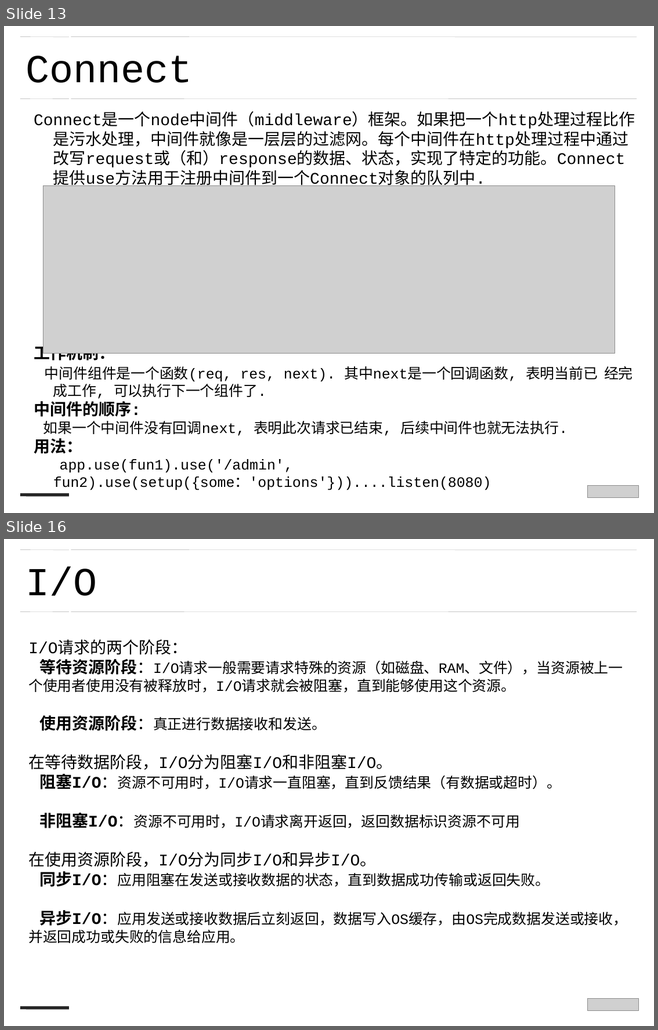
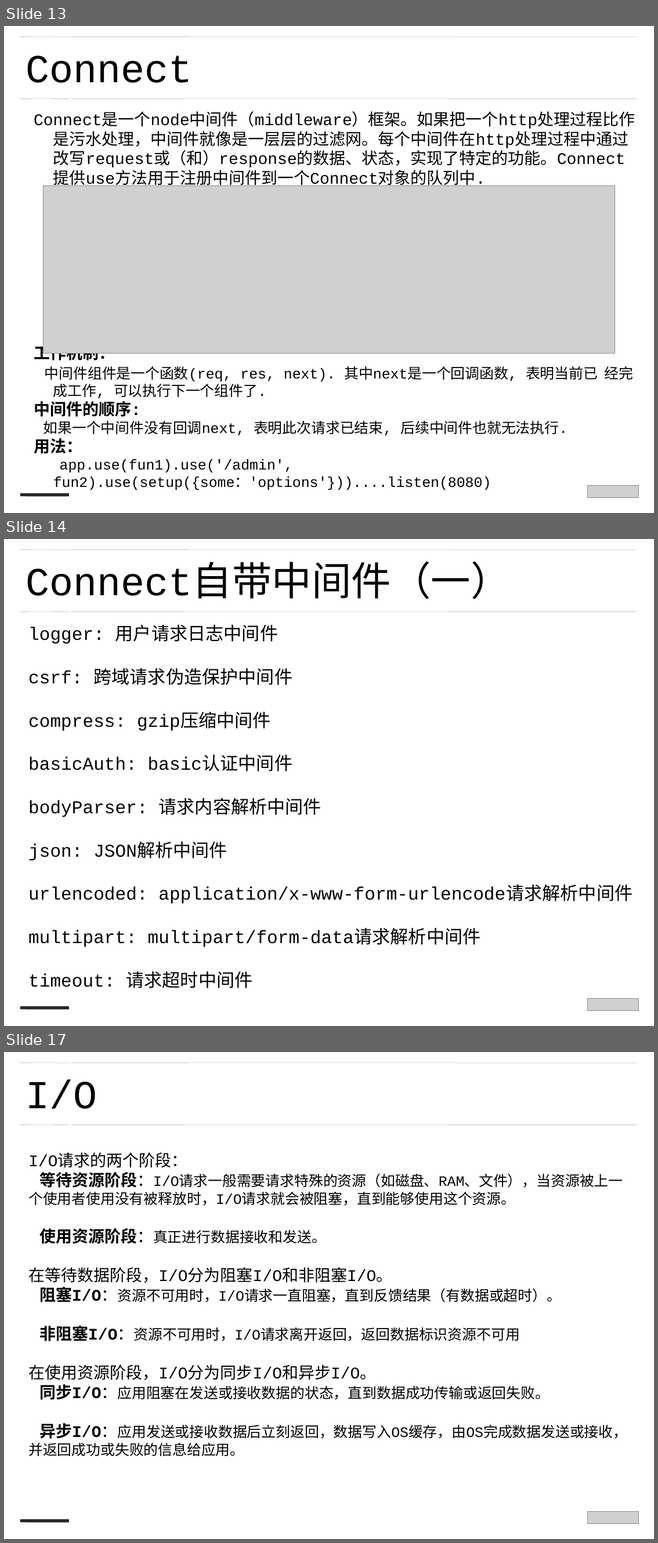
Before and after one commit to zjdgx/Study, a slide deck: PPT/nodejs --蒋刚.ppt. Shown one above the other, each under a label of ours: slides 13 and 16 before the commit, slides 13, 14 and 17 after it; the slides between them are not shown. The pictures are 658x1030 and 658x1543 pixels, drawn with LibreOffice and Linux fonts; fonts in the diff are those of the drawing; grey boxes stand for pictures. Boxes give left, top, right and bottom in pixels: in the first picture for what was removed or moved away, otherwise in the second. Text is boxed around its words. In the diff, an @@ line names an element or a change of style, - is before the commit and + after.

```diff
--- a/PPT/nodejs --蒋刚.ppt
+++ b/PPT/nodejs --蒋刚.ppt
@@ slide 14 added at (4, 539, 654, 1026), background #FFFFFF @@
@@ line added from (20, 550) to (69, 550), #A5A5A5 0.26 pt @@
@@ line added from (71, 550) to (636, 550), #A5A5A5 0.26 pt @@
@@ text added at (25, 566, 510, 599), 44 pt, text #000000 @@
+Connect自带中间件（一）
@@ line added from (20, 611) to (69, 611), #A5A5A5 0.26 pt @@
@@ text added at (28, 624, 632, 988), 20 pt, text #000000 @@
+logger: 用户请求日志中间件
+csrf: 跨域请求伪造保护中间件
+compress: gzip压缩中间件
+basicAuth: basic认证中间件
+bodyParser: 请求内容解析中间件
+json: JSON解析中间件
+urlencoded: application/x-www-form-urlencode请求解析中间件
+multipart: multipart/form-data请求解析中间件
+timeout: 请求超时中间件
@@ line added from (71, 611) to (636, 611), #A5A5A5 0.26 pt @@
@@ line added from (20, 1008) to (69, 1008), #262626 3.49 pt @@
@@ picture added at (587, 998, 639, 1011) @@
@@ what was slide 16 is now slide 17 @@
```
Also in this commit, not shown: 11 slides changed, 9 other files.
